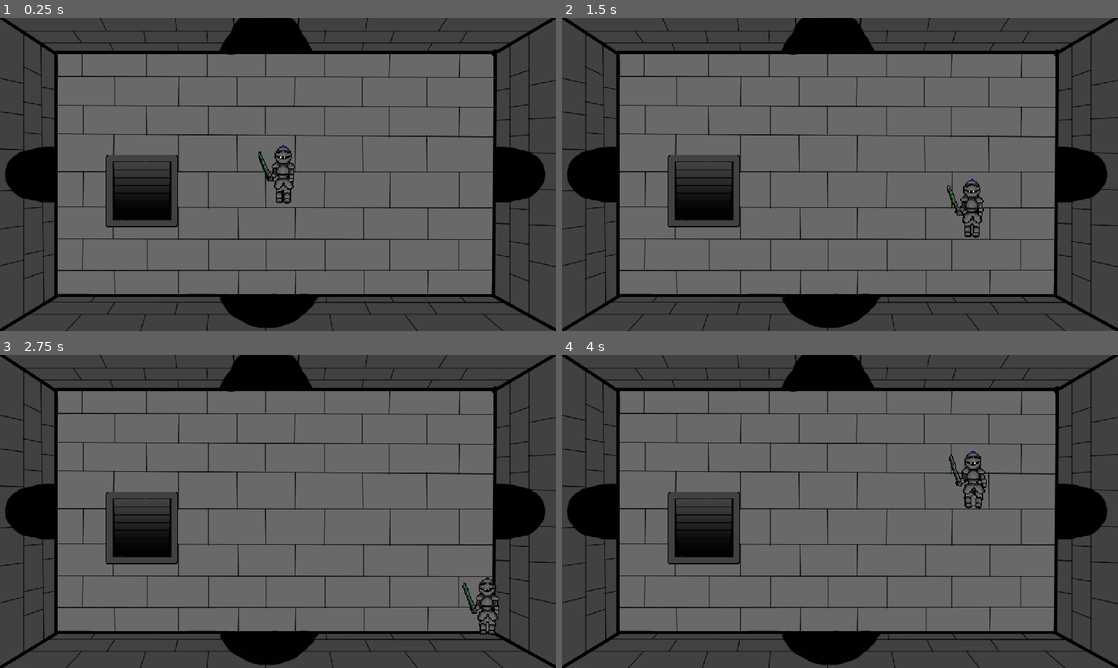
Above: before the commit, frames 1-4 (two rows, left to right).
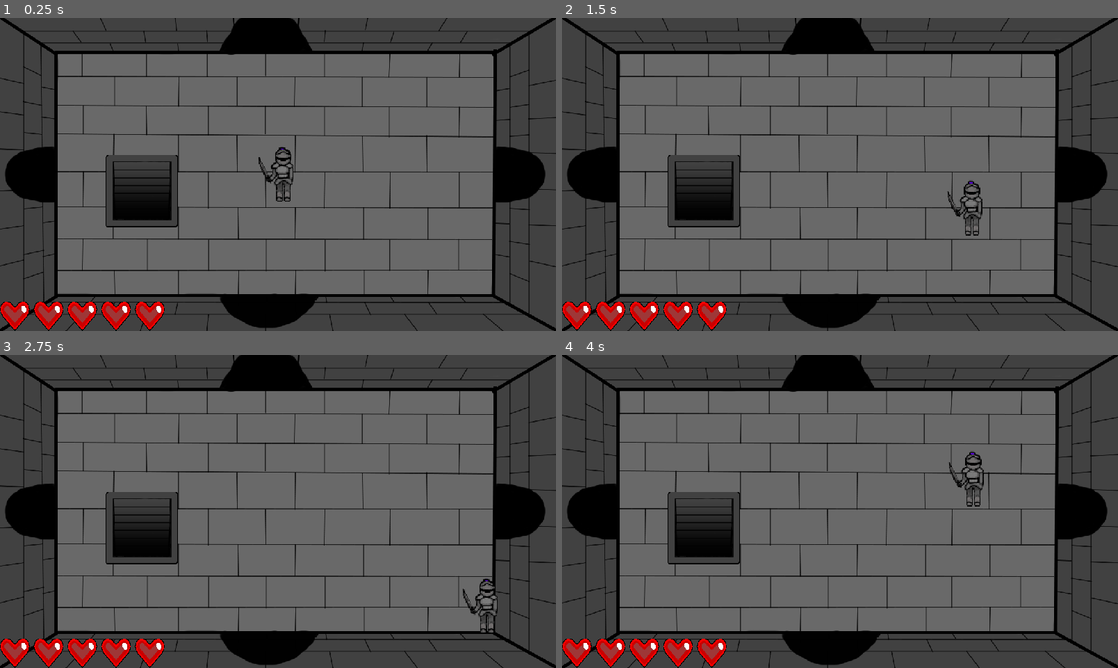
Above: after the commit, the same moments.

Repository: Damian-Wilding/DUNGEON_TIME
Game: Godot game, scene res://main_2.tscn
Same seed, same stepped clock (60 frames per second), same inputs: the game is played once before the commit and once after it. The project has no main scene, so this scene is started directly.
Inputs:
- Up to frame 1 (0.25 s): no input
- Up to frame 2 (1.5 s): tap Enter at 0.5 s; hold Right (move_right) 0.53-1.28 s; hold Space (attack) 0.53-1.28 s; hold Down (move_down) from 1.28 s (still down); tap Space (attack) at 1.35 s
- Up to frame 3 (2.75 s): release Down (move_down) at 2.03 s; hold Right (move_right) from 2.03 s (still down); hold Space (attack) from 2.03 s (still down)
- Up to frame 4 (4 s): release Right (move_right) at 2.78 s; release Space (attack) at 2.78 s; hold Up (move_up) 2.78-3.53 s; tap Space (attack) at 2.85 s; hold Left (move_left) from 3.53 s (still down); hold Space (attack) from 3.53 s (still down)

The runs differ from the first frame. In frame 1, 2.1% of the frame differs, in the area x 0-53%, y 40-100%; in frame 2, 2.1%; in frame 3, 2.1%; in frame 4, 2.1%, in the area x 0-77%, y 30-100%.

Commit message:
hud made

Diff:
--- a/Main.gd
+++ b/Main.gd
@@ -25,6 +25,8 @@
 # Move the player to the right side of the screen.
 func _move_player_to_right():
 	$Player.position = Vector2(1152 - 150, 648/2)
+
+
 # Move the player through a door on the top side of the room.
 func _move_player_through_upper_door():
 	$Player.position.y -= 200
@@ -58,6 +60,8 @@
 	# Deactivate room.
 	room.hide()
 	room.set_deferred("disabled", true)
+
+
 # This function is called to activate a room.
 func _activate_room(room):
 	# Activate room.
--- a/Player.tscn
+++ b/Player.tscn
@@ -1,7 +1,6 @@
-[gd_scene load_steps=60 format=3 uid="uid://c0qx7fkeyqckq"]
+[gd_scene load_steps=19 format=3 uid="uid://c0qx7fkeyqckq"]
 
 [ext_resource type="Script" path="res://Player.gd" id="1_vcgm3"]
-[ext_resource type="Texture2D" uid="uid://hndnlxqulqab" path="res://assets/sprites/test_sprites/player/sprite_sheets/idle down.png" id="2_7qqt0"]
 [ext_resource type="Texture2D" uid="uid://dh6jy4xrw4bkx" path="res://assets/sprites/test_sprites/player/knight.png" id="2_kpw4f"]
 [ext_resource type="Texture2D" uid="uid://bv6jeepycm83y" path="res://assets/sprites/test_sprites/player/attack/test_attack_1.png" id="3_esybf"]
 [ext_resource type="Texture2D" uid="uid://q62wrfqpikfb" path="res://assets/sprites/test_sprites/player/attack/test_attack_2.png" id="4_ncupa"]
@@ -20,326 +19,14 @@
 [sub_resource type="RectangleShape2D" id="RectangleShape2D_7pcjp"]
 size = Vector2(32, 106)
 
-[sub_resource type="AtlasTexture" id="AtlasTexture_7v3sl"]
-atlas = ExtResource("2_7qqt0")
-region = Rect2(0, 0, 256, 256)
-
-[sub_resource type="AtlasTexture" id="AtlasTexture_4wvmv"]
-atlas = ExtResource("2_7qqt0")
-region = Rect2(256, 0, 256, 256)
-
-[sub_resource type="AtlasTexture" id="AtlasTexture_irfrn"]
-atlas = ExtResource("2_7qqt0")
-region = Rect2(512, 0, 256, 256)
-
-[sub_resource type="AtlasTexture" id="AtlasTexture_0rmwl"]
-atlas = ExtResource("2_7qqt0")
-region = Rect2(768, 0, 256, 256)
-
-[sub_resource type="AtlasTexture" id="AtlasTexture_jhpw5"]
-atlas = ExtResource("2_7qqt0")
-region = Rect2(1024, 0, 256, 256)
-
-[sub_resource type="AtlasTexture" id="AtlasTexture_u3kv2"]
-atlas = ExtResource("2_7qqt0")
-region = Rect2(1280, 0, 256, 256)
-
-[sub_resource type="AtlasTexture" id="AtlasTexture_affwk"]
-atlas = ExtResource("2_7qqt0")
-region = Rect2(1536, 0, 256, 256)
-
-[sub_resource type="AtlasTexture" id="AtlasTexture_2pc2v"]
-atlas = ExtResource("2_7qqt0")
-region = Rect2(1792, 0, 256, 256)
-
-[sub_resource type="AtlasTexture" id="AtlasTexture_2jrji"]
-atlas = ExtResource("2_7qqt0")
-region = Rect2(0, 256, 256, 256)
-
-[sub_resource type="AtlasTexture" id="AtlasTexture_40qro"]
-atlas = ExtResource("2_7qqt0")
-region = Rect2(256, 256, 256, 256)
-
-[sub_resource type="AtlasTexture" id="AtlasTexture_0svj0"]
-atlas = ExtResource("2_7qqt0")
-region = Rect2(512, 256, 256, 256)
-
-[sub_resource type="AtlasTexture" id="AtlasTexture_tear1"]
-atlas = ExtResource("2_7qqt0")
-region = Rect2(768, 256, 256, 256)
-
-[sub_resource type="AtlasTexture" id="AtlasTexture_6xd1y"]
-atlas = ExtResource("2_7qqt0")
-region = Rect2(1024, 256, 256, 256)
-
-[sub_resource type="AtlasTexture" id="AtlasTexture_hi3ka"]
-atlas = ExtResource("2_7qqt0")
-region = Rect2(1280, 256, 256, 256)
-
-[sub_resource type="AtlasTexture" id="AtlasTexture_18lu5"]
-atlas = ExtResource("2_7qqt0")
-region = Rect2(1536, 256, 256, 256)
-
-[sub_resource type="AtlasTexture" id="AtlasTexture_a668j"]
-atlas = ExtResource("2_7qqt0")
-region = Rect2(1792, 256, 256, 256)
-
-[sub_resource type="AtlasTexture" id="AtlasTexture_1heqk"]
-atlas = ExtResource("2_7qqt0")
-region = Rect2(0, 512, 256, 256)
-
-[sub_resource type="AtlasTexture" id="AtlasTexture_c7f8c"]
-atlas = ExtResource("2_7qqt0")
-region = Rect2(256, 512, 256, 256)
-
-[sub_resource type="AtlasTexture" id="AtlasTexture_45mnd"]
-atlas = ExtResource("2_7qqt0")
-region = Rect2(512, 512, 256, 256)
-
-[sub_resource type="AtlasTexture" id="AtlasTexture_gdtbj"]
-atlas = ExtResource("2_7qqt0")
-region = Rect2(768, 512, 256, 256)
-
-[sub_resource type="AtlasTexture" id="AtlasTexture_0tis7"]
-atlas = ExtResource("2_7qqt0")
-region = Rect2(1024, 512, 256, 256)
-
-[sub_resource type="AtlasTexture" id="AtlasTexture_nqukp"]
-atlas = ExtResource("2_7qqt0")
-region = Rect2(1280, 512, 256, 256)
-
-[sub_resource type="AtlasTexture" id="AtlasTexture_x52g6"]
-atlas = ExtResource("2_7qqt0")
-region = Rect2(1536, 512, 256, 256)
-
-[sub_resource type="AtlasTexture" id="AtlasTexture_6u5w2"]
-atlas = ExtResource("2_7qqt0")
-region = Rect2(1792, 512, 256, 256)
-
-[sub_resource type="AtlasTexture" id="AtlasTexture_6nm3f"]
-atlas = ExtResource("2_7qqt0")
-region = Rect2(0, 768, 256, 256)
-
-[sub_resource type="AtlasTexture" id="AtlasTexture_jgfwh"]
-atlas = ExtResource("2_7qqt0")
-region = Rect2(256, 768, 256, 256)
-
-[sub_resource type="AtlasTexture" id="AtlasTexture_ffyun"]
-atlas = ExtResource("2_7qqt0")
-region = Rect2(512, 768, 256, 256)
-
-[sub_resource type="AtlasTexture" id="AtlasTexture_7wqg4"]
-atlas = ExtResource("2_7qqt0")
-region = Rect2(768, 768, 256, 256)
-
-[sub_resource type="AtlasTexture" id="AtlasTexture_1ues4"]
-atlas = ExtResource("2_7qqt0")
-region = Rect2(1024, 768, 256, 256)
-
-[sub_resource type="AtlasTexture" id="AtlasTexture_jpg83"]
-atlas = ExtResource("2_7qqt0")
-region = Rect2(1280, 768, 256, 256)
-
-[sub_resource type="AtlasTexture" id="AtlasTexture_tadpa"]
-atlas = ExtResource("2_7qqt0")
-region = Rect2(1536, 768, 256, 256)
-
-[sub_resource type="AtlasTexture" id="AtlasTexture_u5tlm"]
-atlas = ExtResource("2_7qqt0")
-region = Rect2(1792, 768, 256, 256)
-
-[sub_resource type="AtlasTexture" id="AtlasTexture_1xvjl"]
-atlas = ExtResource("2_7qqt0")
-region = Rect2(0, 1024, 256, 256)
-
-[sub_resource type="AtlasTexture" id="AtlasTexture_ndgwi"]
-atlas = ExtResource("2_7qqt0")
-region = Rect2(256, 1024, 256, 256)
-
-[sub_resource type="AtlasTexture" id="AtlasTexture_ovemh"]
-atlas = ExtResource("2_7qqt0")
-region = Rect2(512, 1024, 256, 256)
-
-[sub_resource type="AtlasTexture" id="AtlasTexture_68vkg"]
-atlas = ExtResource("2_7qqt0")
-region = Rect2(768, 1024, 256, 256)
-
-[sub_resource type="AtlasTexture" id="AtlasTexture_67ndn"]
-atlas = ExtResource("2_7qqt0")
-region = Rect2(1024, 1024, 256, 256)
-
-[sub_resource type="AtlasTexture" id="AtlasTexture_mi74g"]
-atlas = ExtResource("2_7qqt0")
-region = Rect2(1280, 1024, 256, 256)
-
-[sub_resource type="AtlasTexture" id="AtlasTexture_wthvc"]
-atlas = ExtResource("2_7qqt0")
-region = Rect2(1536, 1024, 256, 256)
-
-[sub_resource type="AtlasTexture" id="AtlasTexture_3csaj"]
-atlas = ExtResource("2_7qqt0")
-region = Rect2(1792, 1024, 256, 256)
-
 [sub_resource type="SpriteFrames" id="SpriteFrames_1ogso"]
 animations = [{
-"frames": [],
-"loop": true,
-"name": &"attacking down",
-"speed": 5.0
-}, {
-"frames": [],
-"loop": true,
-"name": &"attacking left",
-"speed": 5.0
-}, {
-"frames": [],
-"loop": true,
-"name": &"attacking right",
-"speed": 5.0
-}, {
-"frames": [],
-"loop": true,
-"name": &"attacking up",
-"speed": 5.0
-}, {
 "frames": [{
 "duration": 1.0,
-"texture": SubResource("AtlasTexture_7v3sl")
-}, {
-"duration": 1.0,
-"texture": SubResource("AtlasTexture_4wvmv")
-}, {
-"duration": 1.0,
-"texture": SubResource("AtlasTexture_irfrn")
-}, {
-"duration": 1.0,
-"texture": SubResource("AtlasTexture_0rmwl")
-}, {
-"duration": 1.0,
-"texture": SubResource("AtlasTexture_jhpw5")
-}, {
-"duration": 1.0,
-"texture": SubResource("AtlasTexture_u3kv2")
-}, {
-"duration": 1.0,
-"texture": SubResource("AtlasTexture_affwk")
-}, {
-"duration": 1.0,
-"texture": SubResource("AtlasTexture_2pc2v")
-}, {
-"duration": 1.0,
-"texture": SubResource("AtlasTexture_2jrji")
-}, {
-"duration": 1.0,
-"texture": SubResource("AtlasTexture_40qro")
-}, {
-"duration": 1.0,
-"texture": SubResource("AtlasTexture_0svj0")
-}, {
-"duration": 1.0,
-"texture": SubResource("AtlasTexture_tear1")
-}, {
-"duration": 1.0,
-"texture": SubResource("AtlasTexture_6xd1y")
-}, {
-"duration": 1.0,
-"texture": SubResource("AtlasTexture_hi3ka")
-}, {
-"duration": 1.0,
-"texture": SubResource("AtlasTexture_18lu5")
-}, {
-"duration": 1.0,
-"texture": SubResource("AtlasTexture_a668j")
-}, {
-"duration": 1.0,
-"texture": SubResource("AtlasTexture_1heqk")
-}, {
-"duration": 1.0,
-"texture": SubResource("AtlasTexture_c7f8c")
-}, {
-"duration": 1.0,
-"texture": SubResource("AtlasTexture_45mnd")
-}, {
-"duration": 1.0,
-"texture": SubResource("AtlasTexture_gdtbj")
-}, {
-"duration": 1.0,
-"texture": SubResource("AtlasTexture_0tis7")
-}, {
-"duration": 1.0,
-"texture": SubResource("AtlasTexture_nqukp")
-}, {
-"duration": 1.0,
-"texture": SubResource("AtlasTexture_x52g6")
-}, {
-"duration": 1.0,
-"texture": SubResource("AtlasTexture_6u5w2")
-}, {
-"duration": 1.0,
-"texture": SubResource("AtlasTexture_6nm3f")
-}, {
-"duration": 1.0,
-"texture": SubResource("AtlasTexture_jgfwh")
-}, {
-"duration": 1.0,
-"texture": SubResource("AtlasTexture_ffyun")
-}, {
-"duration": 1.0,
-"texture": SubResource("AtlasTexture_7wqg4")
-}, {
-"duration": 1.0,
-"texture": SubResource("AtlasTexture_1ues4")
-}, {
-"duration": 1.0,
-"texture": SubResource("AtlasTexture_jpg83")
-}, {
-"duration": 1.0,
-"texture": SubResource("AtlasTexture_tadpa")
-}, {
-"duration": 1.0,
-"texture": SubResource("AtlasTexture_u5tlm")
-}, {
-"duration": 1.0,
-"texture": SubResource("AtlasTexture_1xvjl")
-}, {
-"duration": 1.0,
-"texture": SubResource("AtlasTexture_ndgwi")
-}, {
-"duration": 1.0,
-"texture": SubResource("AtlasTexture_ovemh")
-}, {
-"duration": 1.0,
-"texture": SubResource("AtlasTexture_68vkg")
-}, {
-"duration": 1.0,
-"texture": SubResource("AtlasTexture_67ndn")
-}, {
-"duration": 1.0,
-"texture": SubResource("AtlasTexture_mi74g")
-}, {
-"duration": 1.0,
-"texture": SubResource("AtlasTexture_wthvc")
-}, {
-"duration": 1.0,
-"texture": SubResource("AtlasTexture_3csaj")
+"texture": ExtResource("2_kpw4f")
 }],
 "loop": true,
-"name": &"idle down",
-"speed": 40.0
-}, {
-"frames": [],
-"loop": true,
-"name": &"idle left",
-"speed": 5.0
-}, {
-"frames": [],
-"loop": true,
-"name": &"idle right",
-"speed": 5.0
-}, {
-"frames": [],
-"loop": true,
-"name": &"idle up",
+"name": &"down",
 "speed": 5.0
 }, {
 "frames": [{
@@ -347,7 +34,7 @@
 "texture": ExtResource("2_kpw4f")
 }],
 "loop": true,
-"name": &"moving down",
+"name": &"left",
 "speed": 5.0
 }, {
 "frames": [{
@@ -355,7 +42,7 @@
 "texture": ExtResource("2_kpw4f")
 }],
 "loop": true,
-"name": &"moving left",
+"name": &"right",
 "speed": 5.0
 }, {
 "frames": [{
@@ -363,15 +50,7 @@
 "texture": ExtResource("2_kpw4f")
 }],
 "loop": true,
-"name": &"moving right",
-"speed": 5.0
-}, {
-"frames": [{
-"duration": 1.0,
-"texture": ExtResource("2_kpw4f")
-}],
-"loop": true,
-"name": &"moving up",
+"name": &"up",
 "speed": 5.0
 }]
 
@@ -432,11 +111,9 @@
 shape = SubResource("RectangleShape2D_7pcjp")
 
 [node name="AnimatedSprite2D" type="AnimatedSprite2D" parent="."]
-position = Vector2(5, 65)
 scale = Vector2(2, 2)
 sprite_frames = SubResource("SpriteFrames_1ogso")
-animation = &"idle down"
-frame_progress = 0.628379
+animation = &"up"
 
 [node name="AttackHitboxParent" type="Area2D" parent="."]
 position = Vector2(11, 2)
@@ -463,7 +140,6 @@
 [node name="CollisionWithEnemiesHitboxParent" type="Area2D" parent="." groups=["Player"]]
 
 [node name="CollisionWithEnemiesHitbox" type="CollisionShape2D" parent="CollisionWithEnemiesHitboxParent"]
-visible = false
 visibility_layer = 492
 position = Vector2(11, 2)
 shape = SubResource("RectangleShape2D_7pcjp")
--- /dev/null
+++ b/hud.gd
@@ -0,0 +1,12 @@
+extends Node
+
+
+# Called when the node enters the scene tree for the first time.
+func _ready():
+	# Start the player off with 5 hearts.
+	$HealthBar/AnimatedSprite2D.play("5 hearts")
+
+
+# Called every frame. 'delta' is the elapsed time since the previous frame.
+func _process(delta):
+	pass
--- /dev/null
+++ b/hud.tscn
@@ -0,0 +1,125 @@
+[gd_scene load_steps=11 format=3 uid="uid://c0r038ujbykuf"]
+
+[ext_resource type="Script" path="res://hud.gd" id="1_e84kp"]
+[ext_resource type="Texture2D" uid="uid://d33nwx0acsre" path="res://assets/sprites/test_sprites/health_bar/base health sprites/0hearts.png" id="1_ielq0"]
+[ext_resource type="Texture2D" uid="uid://bsn3173f61ekl" path="res://assets/sprites/test_sprites/health_bar/base health sprites/1hearts.png" id="2_f2r8w"]
+[ext_resource type="Texture2D" uid="uid://dkn7g1rgoc2m7" path="res://assets/sprites/test_sprites/health_bar/base health sprites/2hearts.png" id="3_w5iji"]
+[ext_resource type="Texture2D" uid="uid://bs4loil5wlhx4" path="res://assets/sprites/test_sprites/health_bar/base health sprites/3hearts.png" id="4_xee3u"]
+[ext_resource type="Texture2D" uid="uid://fvs8tdc2ccuq" path="res://assets/sprites/test_sprites/health_bar/base health sprites/4hearts.png" id="5_0up5p"]
+[ext_resource type="Texture2D" uid="uid://c12fak85pl377" path="res://assets/sprites/test_sprites/health_bar/base health sprites/5hearts.png" id="6_gsf04"]
+[ext_resource type="Texture2D" uid="uid://dilrii7y58gi0" path="res://assets/sprites/test_sprites/health_bar/base health sprites/6hearts.png" id="7_cxoh1"]
+[ext_resource type="Texture2D" uid="uid://brjl740kks271" path="res://assets/sprites/test_sprites/health_bar/base health sprites/7hearts.png" id="8_vswgp"]
+
+[sub_resource type="SpriteFrames" id="SpriteFrames_t5yoc"]
+animations = [{
+"frames": [{
+"duration": 1.0,
+"texture": ExtResource("1_ielq0")
+}],
+"loop": true,
+"name": &"0 hearts",
+"speed": 5.0
+}, {
+"frames": [{
+"duration": 1.0,
+"texture": ExtResource("2_f2r8w")
+}],
+"loop": true,
+"name": &"1 hearts",
+"speed": 5.0
+}, {
+"frames": [{
+"duration": 1.0,
+"texture": ExtResource("3_w5iji")
+}],
+"loop": true,
+"name": &"2 hearts",
+"speed": 5.0
+}, {
+"frames": [{
+"duration": 1.0,
+"texture": ExtResource("4_xee3u")
+}],
+"loop": true,
+"name": &"3 hearts",
+"speed": 5.0
+}, {
+"frames": [{
+"duration": 1.0,
+"texture": ExtResource("5_0up5p")
+}],
+"loop": true,
+"name": &"4 hearts",
+"speed": 5.0
+}, {
+"frames": [{
+"duration": 1.0,
+"texture": ExtResource("6_gsf04")
+}],
+"loop": true,
+"name": &"5 hearts",
+"speed": 5.0
+}, {
+"frames": [{
+"duration": 1.0,
+"texture": ExtResource("7_cxoh1")
+}],
+"loop": true,
+"name": &"6 hearts",
+"speed": 5.0
+}, {
+"frames": [{
+"duration": 1.0,
+"texture": ExtResource("8_vswgp")
+}],
+"loop": true,
+"name": &"7 hearts",
+"speed": 1.0
+}, {
+"frames": [],
+"loop": true,
+"name": &"losing 1st heart",
+"speed": 5.0
+}, {
+"frames": [],
+"loop": true,
+"name": &"losing 2nd heart",
+"speed": 5.0
+}, {
+"frames": [],
+"loop": true,
+"name": &"losing 3rd heart",
+"speed": 5.0
+}, {
+"frames": [],
+"loop": true,
+"name": &"losing 4th heart",
+"speed": 5.0
+}, {
+"frames": [],
+"loop": true,
+"name": &"losing 5th heart",
+"speed": 5.0
+}, {
+"frames": [],
+"loop": true,
+"name": &"losing 6th heart",
+"speed": 5.0
+}, {
+"frames": [],
+"loop": true,
+"name": &"losing 7th heart",
+"speed": 5.0
+}]
+
+[node name="HUD" type="Node"]
+script = ExtResource("1_e84kp")
+
+[node name="HealthBar" type="Area2D" parent="."]
+
+[node name="AnimatedSprite2D" type="AnimatedSprite2D" parent="HealthBar"]
+position = Vector2(240.5, 617.5)
+scale = Vector2(1.02778, 1.22)
+sprite_frames = SubResource("SpriteFrames_t5yoc")
+animation = &"7 hearts"
+frame_progress = 0.121752
--- a/main.tscn
+++ b/main.tscn
@@ -51,4 +51,3 @@
 [connection signal="door10_entered" from="Room5" to="." method="_on_room_5_door_10_entered"]
 [connection signal="door11_entered" from="Room6" to="." method="_on_room_6_door_11_entered"]
 [connection signal="door12_entered" from="Room7" to="." method="_on_room_7_door_12_entered"]
-[connection signal="gameover" from="Player" to="." method="_on_player_gameover"]
--- a/main_2.tscn
+++ b/main_2.tscn
@@ -6,6 +6,7 @@
 [ext_resource type="PackedScene" uid="uid://blol4lgjo3fsx" path="res://campfire.tscn" id="3_ur330"]
 [ext_resource type="PackedScene" uid="uid://ckpobs07afjln" path="res://stairs.tscn" id="4_sroaa"]
 [ext_resource type="PackedScene" uid="uid://bx43digskdenw" path="res://slime.tscn" id="5_o1bkj"]
+[ext_resource type="PackedScene" uid="uid://c0r038ujbykuf" path="res://hud.tscn" id="7_loyxq"]
 
 [sub_resource type="RectangleShape2D" id="RectangleShape2D_r60sc"]
 size = Vector2(5745, 61)
@@ -1047,6 +1048,8 @@
 
 [node name="Camera2D" type="Camera2D" parent="."]
 position = Vector2(576, 324)
+
+[node name="HUD" parent="." instance=ExtResource("7_loyxq")]
 
 [connection signal="body_entered" from="FirstFloor/UpperDoors" to="FirstFloor" method="_on_upper_doors_body_entered"]
 [connection signal="body_entered" from="FirstFloor/RightDoors" to="FirstFloor" method="_on_right_doors_body_entered"]
--- a/slime.tscn
+++ b/slime.tscn
@@ -124,8 +124,8 @@
 animation = &"up"
 
 [node name="CollisionShape2D" type="CollisionShape2D" parent="."]
-light_mask = 8
-visibility_layer = 16
+light_mask = 16
+visibility_layer = 8
 position = Vector2(154, 115)
 rotation = 1.5708
 shape = SubResource("CapsuleShape2D_4l0rk")
Not shown: 1 places in main_2.tscn that only renumber resources
